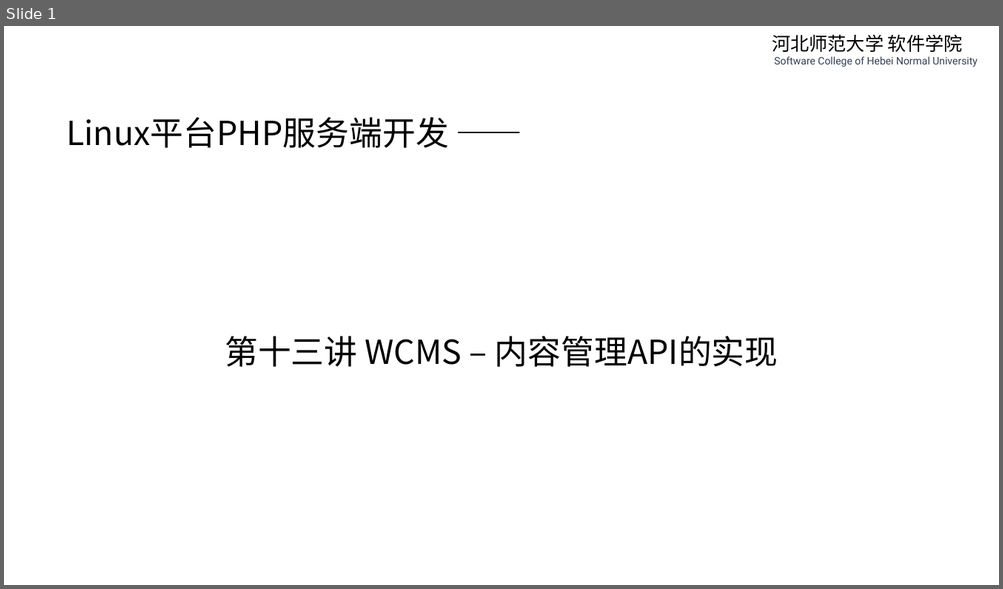
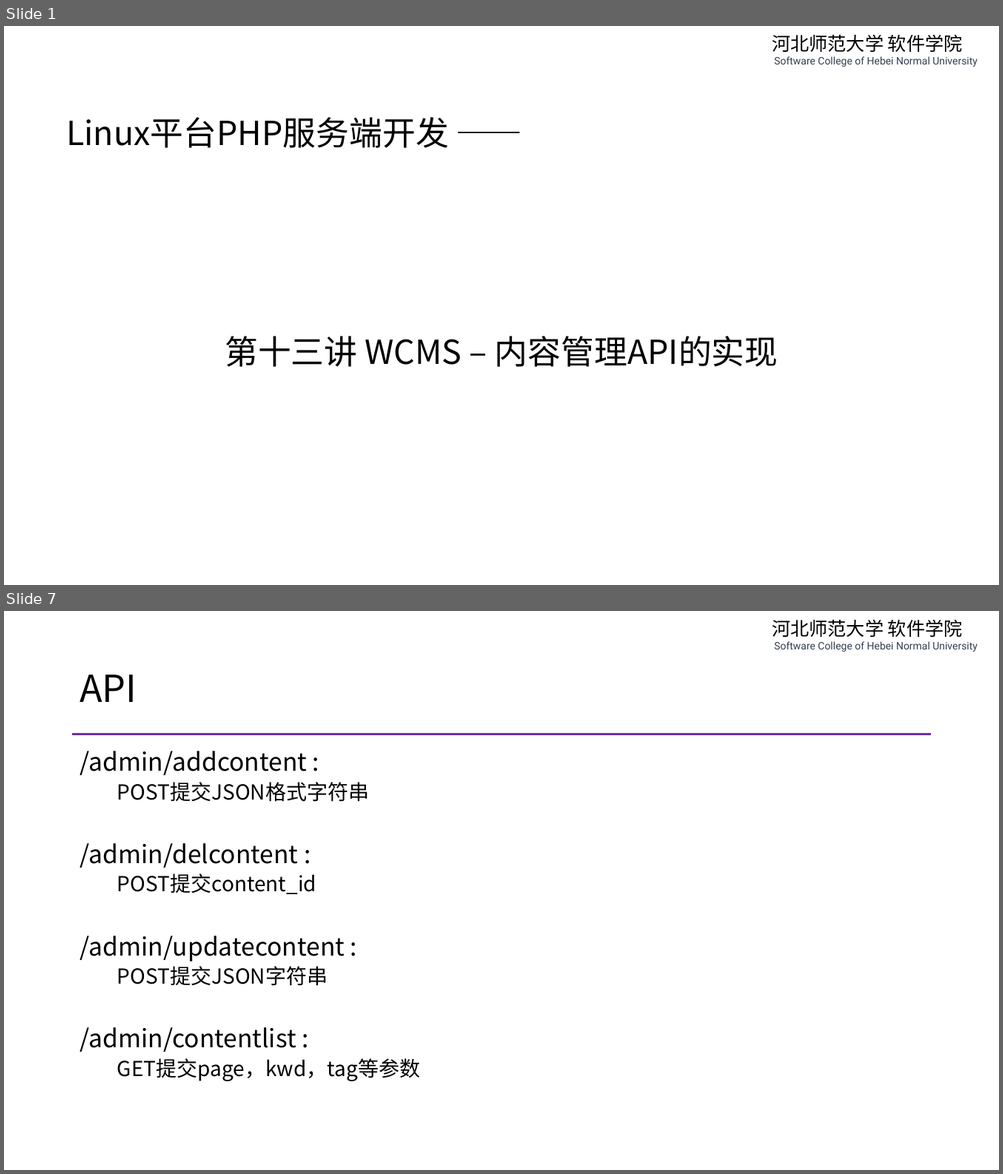
Before and after one commit to edu2act/course-php-serverside-development-on-linux, a slide deck: materials/slides/ch13-wcms-content-management.pptx. Shown one above the other, each under a label of ours: slide 1 before the commit, slides 1 and 7 after it; the slides between them are not shown. The pictures are 1003x589 and 1003x1174 pixels, drawn with LibreOffice and Linux fonts; fonts in the diff are those of the drawing. Boxes give left, top, right and bottom in pixels: in the first picture for what was removed or moved away, otherwise in the second. Text is boxed around its words. In the diff, an @@ line names an element or a change of style, - is before the commit and + after.

```diff
--- a/materials/slides/ch13-wcms-content-management.pptx
+++ b/materials/slides/ch13-wcms-content-management.pptx
@@ slide 7 added at (x1=4, y1=611, x2=999, y2=1170), background #FFFFFF; not listed: 1 template element that a slide beside it also shows @@
@@ title added at (x1=79, y1=675, x2=136, y2=702), 36 pt, text #000000 @@
+API
@@ line added from (73, 734) to (930, 734), #7030A0 2.25 pt @@
@@ text added at (x1=79, y1=751, x2=420, y2=1082), 24 pt, text #000000 @@
+/admin/addcontent :
+  POST提交JSON格式字符串
+/admin/delcontent :
+  POST提交content_id
+/admin/updatecontent :
+  POST提交JSON字符串
+/admin/contentlist :
+  GET提交page，kwd，tag等参数
```
Also in this commit, not shown: 1 slide changed, 5 other slides added, 5 slides removed, 8 other files.
